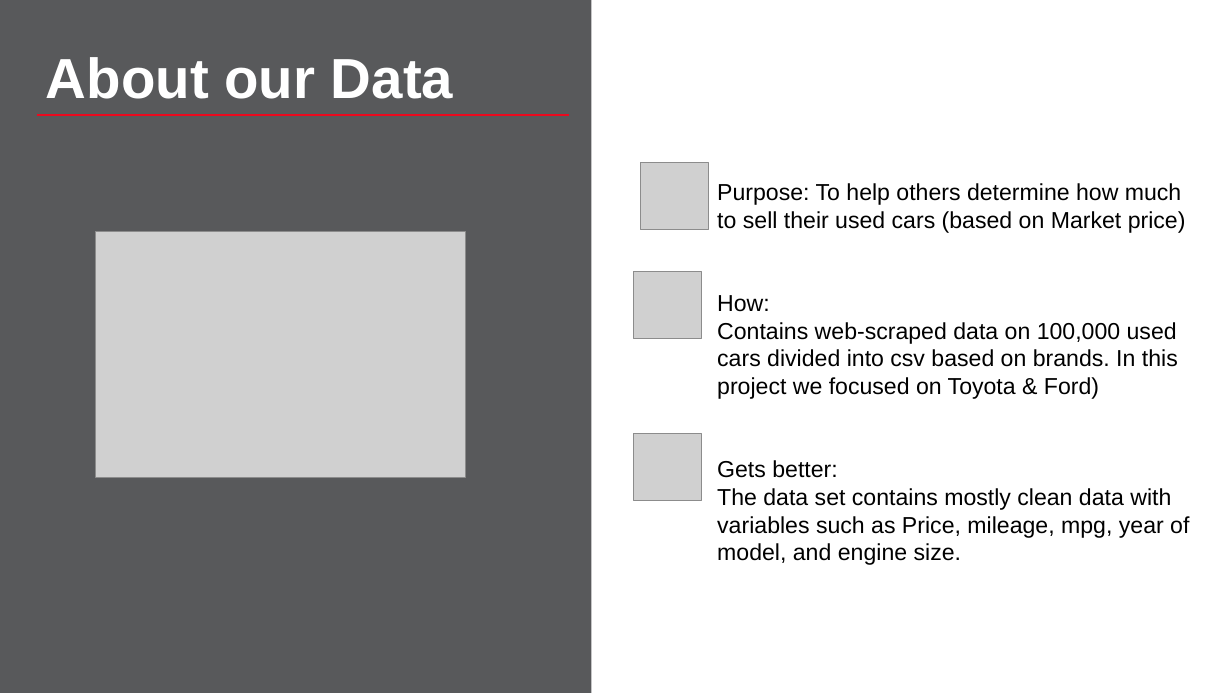
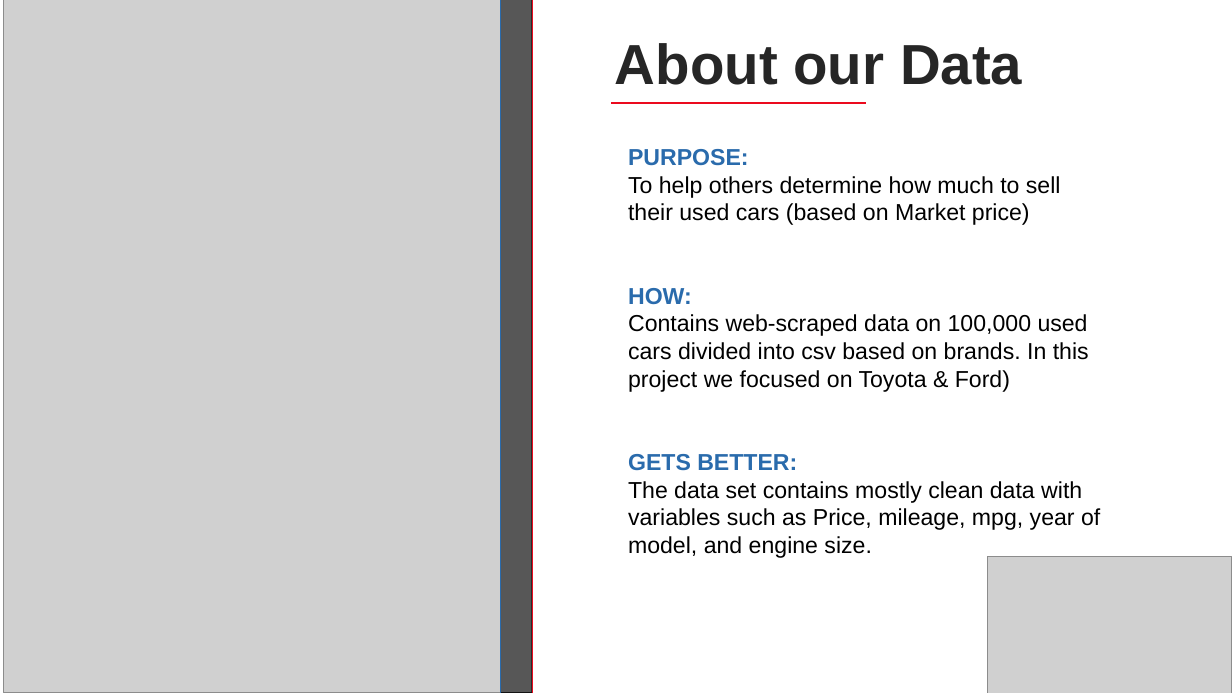
Before and after one commit to YarelyVargas/SMU_project1_Group2, a slide deck: slide 3 of Yarely-slides/SlideDeckGroup2.pptx. Drawn at 1232x693 pixels with LibreOffice and Linux fonts; fonts in the diff are those of the drawing; grey boxes stand for pictures; background and template pictures are left out. Boxes give left, top, right and bottom in pixels: in the first picture for what was removed or moved away, otherwise in the second. Text is boxed around its words. In the diff, an @@ line names an element or a change of style, - is before the commit and + after.

Commit message:
updated SlideDeck

```diff
--- a/Yarely-slides/SlideDeckGroup2.pptx
+++ b/Yarely-slides/SlideDeckGroup2.pptx
@@ rectangle resized from (x1=0, y1=0, x2=592, y2=693) to (x1=4, y1=0, x2=501, y2=693) @@
@@ rectangle at (x1=4, y1=0, x2=501, y2=693): fill #58595B to #000000; outline none to #000000 1 pt @@
@@ picture added at (x1=4, y1=0, x2=501, y2=693) @@
@@ rectangle added at (x1=498, y1=0, x2=532, y2=693), fill #000000 at 66% opacity, outline #000000 1 pt @@
@@ line added from (501, 0) to (501, 693), #2A6BAC 0.5 pt @@
@@ line added from (532, 0) to (532, 693), #EB0A1E 0.5 pt @@
@@ text "About our Data" moved from (x1=46, y1=57, x2=453, y2=99) to (x1=615, y1=43, x2=1022, y2=85) @@
@@ text "About our Data" at (x1=615, y1=43, x2=1022, y2=85): text colour #FFFFFF to #262626 @@
@@ line removed from (37, 115) to (569, 115) @@
@@ line added from (611, 103) to (866, 103), #EB0A1E 2 pt @@
@@ text "PURPOSE:" moved from (x1=717, y1=183, x2=1189, y2=565) to (x1=628, y1=149, x2=1100, y2=558) @@
@@ text at (x1=628, y1=149, x2=1061, y2=305): text changed @@
-Purpose: To help others determine how much to sell their used cars (based on Market price)
-How:
+PURPOSE:
+To help others determine how much to sell their used cars (based on Market price)
+HOW:
@@ picture removed at (x1=640, y1=163, x2=708, y2=230) @@
@@ picture removed at (x1=634, y1=272, x2=701, y2=339) @@
@@ picture removed at (x1=634, y1=433, x2=701, y2=501) @@
@@ text at (x1=628, y1=454, x2=797, y2=471): text changed; text colour #000000 to #2A6BAC; bold on @@
-Gets better:
+GETS BETTER:
@@ picture resized from (x1=96, y1=232, x2=466, y2=478) to (x1=988, y1=556, x2=1232, y2=693) @@
```
Also in this commit, not shown: 5 other slides changed, 3 slides added, 6 slides removed.
